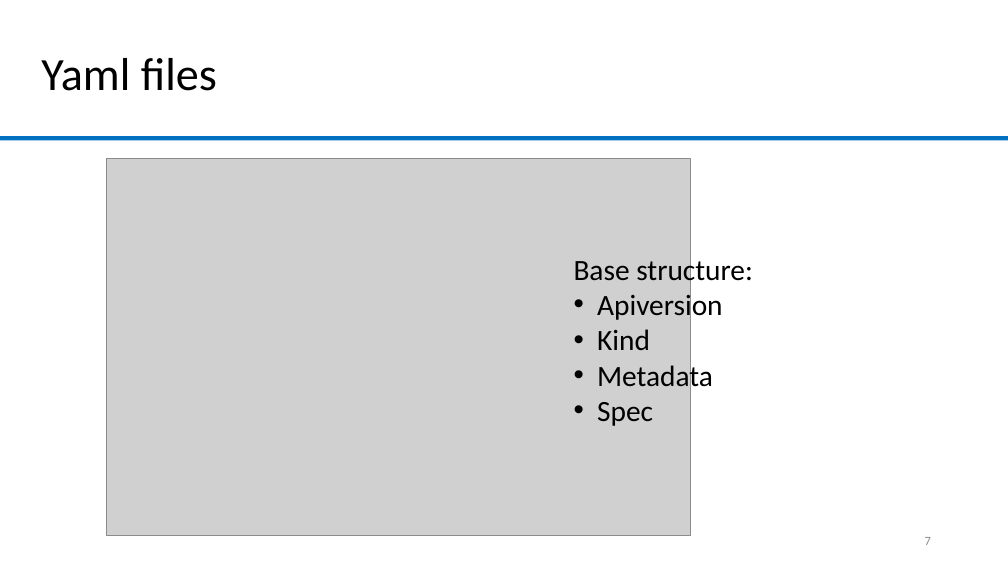
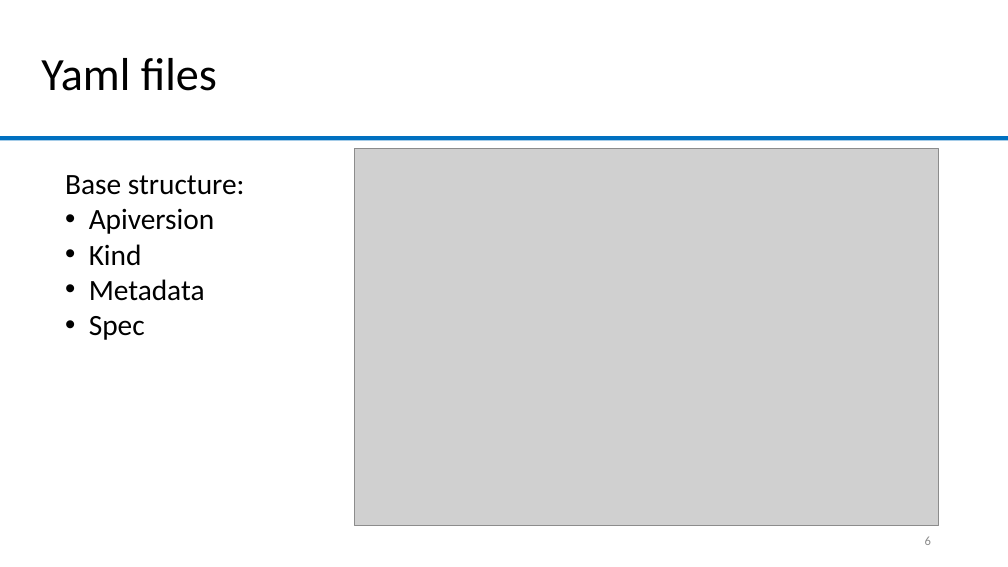
Before and after one commit to lolamtisch/BauCloCom_kubernetes, a slide deck: slide 6 of docu/Kubernetes_Nexcloud.pptx (slide 7 before the commit). Drawn at 1008x567 pixels with LibreOffice and Linux fonts; fonts in the diff are those of the drawing; grey boxes stand for pictures; background and template pictures are left out. Boxes give left, top, right and bottom in pixels: in the first picture for what was removed or moved away, otherwise in the second. Text is boxed around its words. In the diff, an @@ line names an element or a change of style, - is before the commit and + after.

```diff
--- a/docu/Kubernetes_Nexcloud.pptx
+++ b/docu/Kubernetes_Nexcloud.pptx
@@ picture: place and size @@
-picture at [106,159,690,536]
+picture at [354,148,938,526]
@@ text "Base structure:" rewrapped from [574,255,753,426] to [65,175,245,340] @@
@@ page number at [925,536,931,545]: text changed @@
-7
+6
```
Also in this commit, not shown: 3 other slides changed, 2 slides removed, 1 other file.
